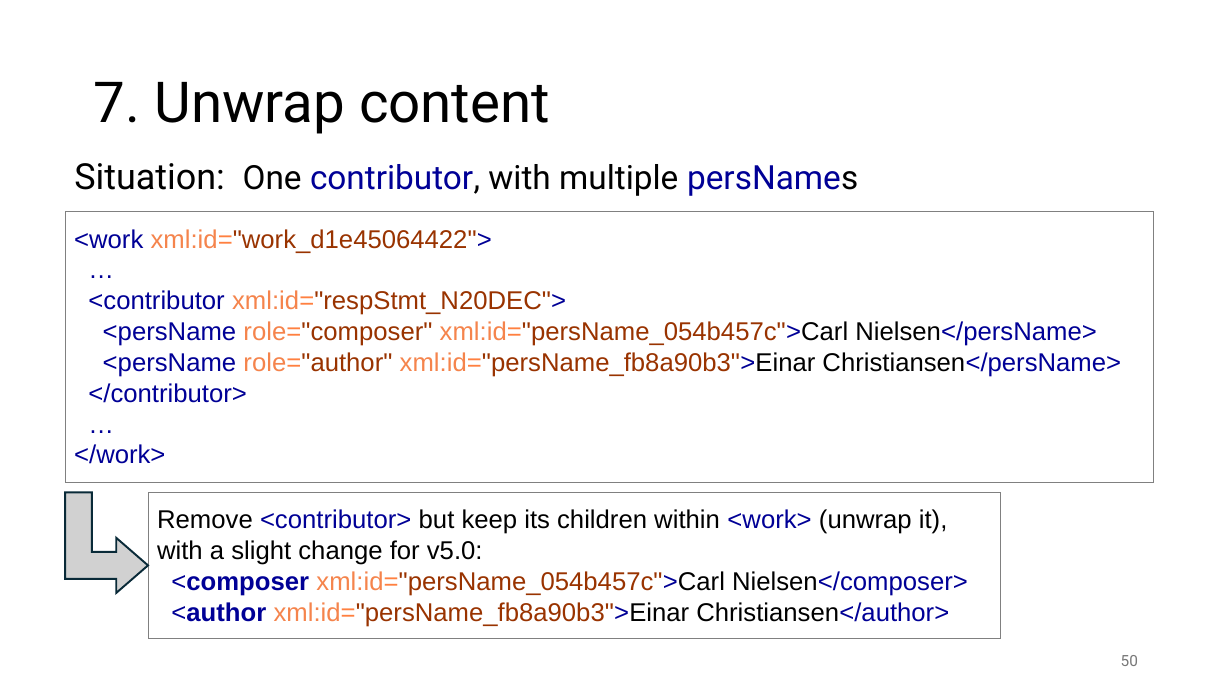
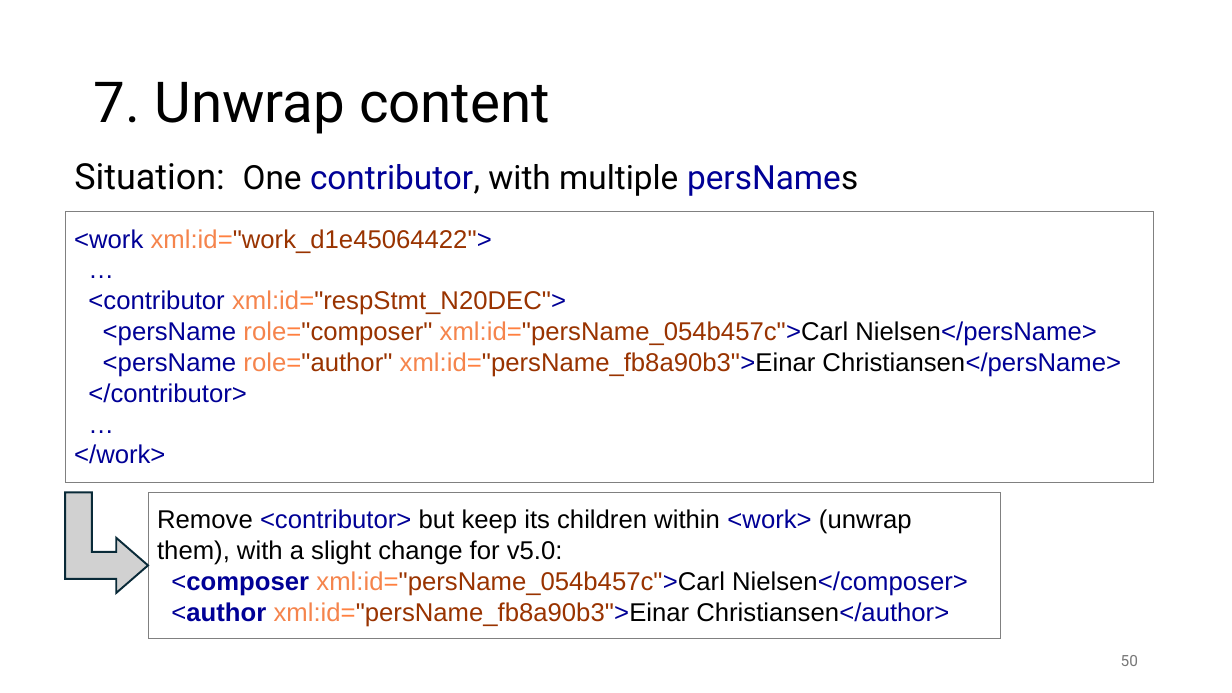
Before and after one commit to martha-thomae/XSLT-examples-for-MEI, a slide deck: slide 50 of Workshop.pptx. Drawn at 1232x693 pixels with LibreOffice and Linux fonts; fonts in the diff are those of the drawing. Boxes give left, top, right and bottom in pixels: in the first picture for what was removed or moved away, otherwise in the second. Text is boxed around its words. In the diff, an @@ line names an element or a change of style, - is before the commit and + after.

```diff
--- a/Workshop.pptx
+++ b/Workshop.pptx
@@ text in rectangle at [157,509,912,565]: text changed @@
-Remove <contributor> but keep its children within <work> (unwrap it), with a slight change for v5.0:
+Remove <contributor> but keep its children within <work> (unwrap them), with a slight change for v5.0:
```
Also in this commit, not shown: 2 other slides changed, 1 other file.
